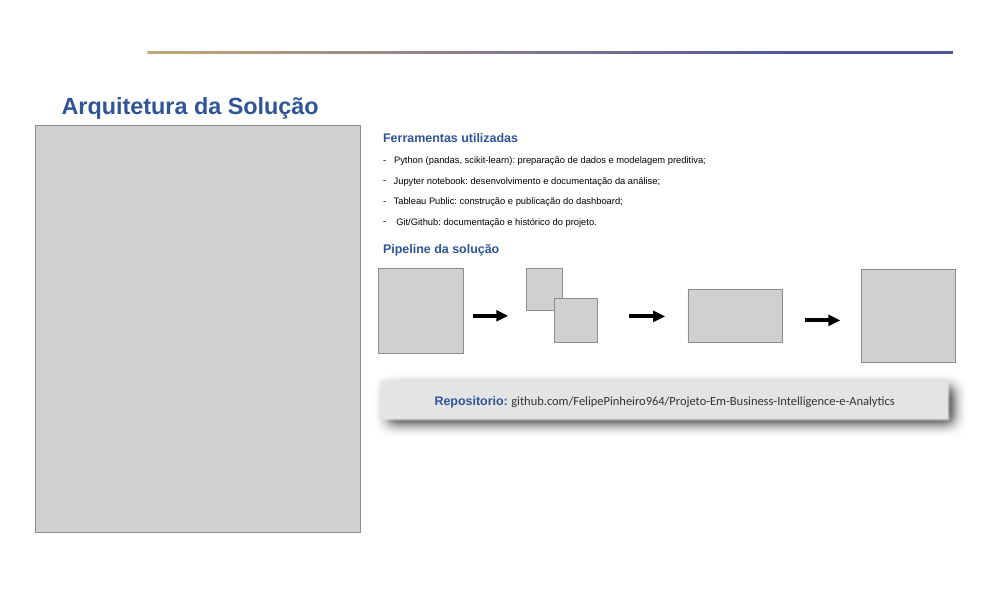
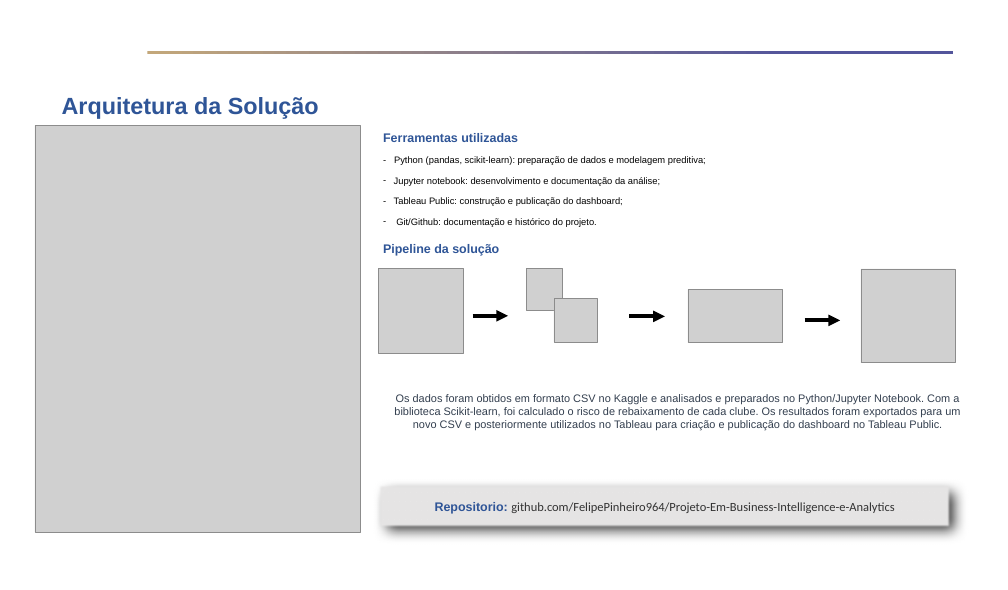
Before and after one commit to FelipePinheiro964/Projeto-Em-Business-Intelligence-e-Analytics, a slide deck: slide 4 of docs/Template - Fase 2 - Apresentação Executiva - Projeto em Business Intelligence e Analytics.pptx. Drawn at 1008x590 pixels with LibreOffice and Linux fonts; fonts in the diff are those of the drawing; grey boxes stand for pictures; background and template pictures are left out. Boxes give left, top, right and bottom in pixels: in the first picture for what was removed or moved away, otherwise in the second. Text is boxed around its words. In the diff, an @@ line names an element or a change of style, - is before the commit and + after.

Commit message:
feat: Adição de descrição para etapas e processos

```diff
--- a/docs/Template - Fase 2 - Apresentação Executiva - Projeto em Business Intelligence e Analytics.pptx
+++ b/docs/Template - Fase 2 - Apresentação Executiva - Projeto em Business Intelligence e Analytics.pptx
@@ text added at bbox=[394, 394, 960, 431], 14 pt, text #333F50 @@
+Os dados foram obtidos em formato CSV no Kaggle e analisados e preparados no Python/Jupyter Notebook. Com a biblioteca Scikit-learn, foi calculado o risco de rebaixamento de cada clube. Os resultados foram exportados para um novo CSV e posteriormente utilizados no Tableau para criação e publicação do dashboard no Tableau Public.
@@ rectangle "Repositorio: github.com/FelipePinheiro964/Projeto-Em-Busines ...": place and size @@
-rectangle "Repositorio: github.com/FelipePinheiro964/Projeto-Em-Busines ..." at bbox=[379, 379, 951, 422]
+rectangle "Repositorio: github.com/FelipePinheiro964/Projeto-Em-Busines ..." at bbox=[379, 485, 951, 528]
```
